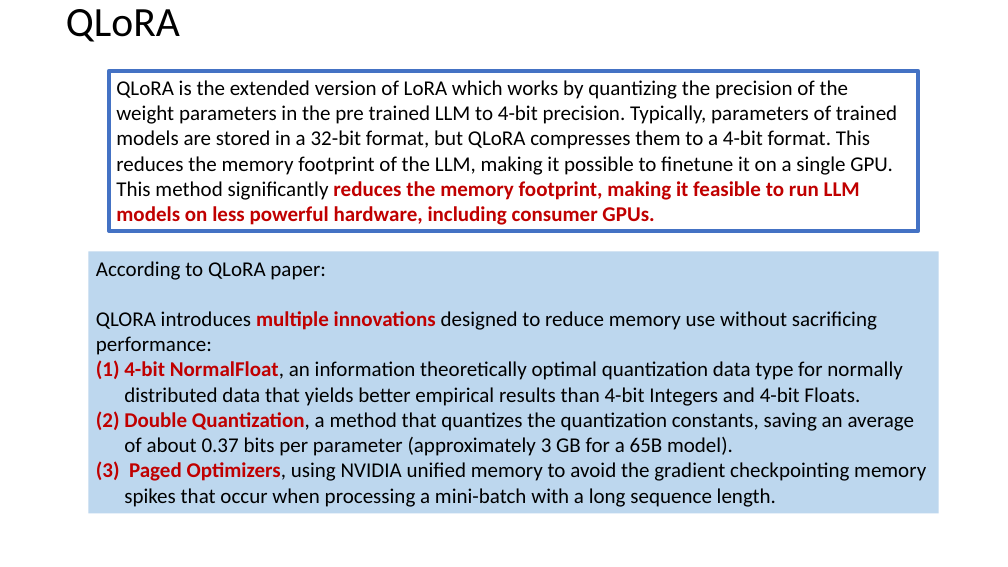
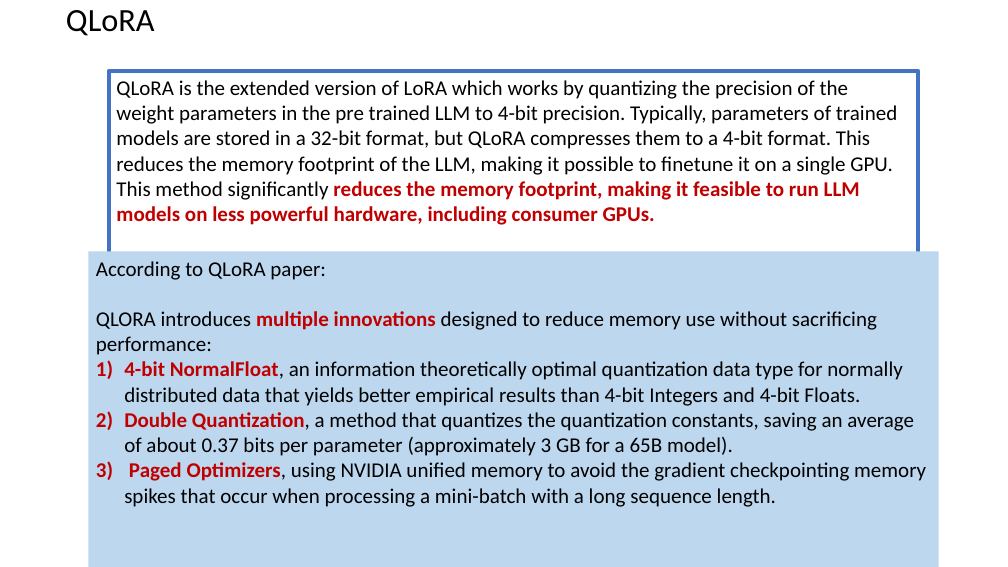
Before and after one commit to anuvindmp/S06, a slide deck: slide 43 of NLP/NOTES/new/LORA.pptx. Drawn at 1008x567 pixels with LibreOffice and Linux fonts; fonts in the diff are those of the drawing; background and template pictures are left out. Boxes give left, top, right and bottom in pixels: in the first picture for what was removed or moved away, otherwise in the second. Text is boxed around its words. In the diff, an @@ line names an element or a change of style, - is before the commit and + after.

```diff
--- a/NLP/NOTES/new/LORA.pptx
+++ b/NLP/NOTES/new/LORA.pptx
@@ title "QLoRA" at (66,10,155,36): size 39.6 to 30.8 pt; line spacing 0.9 to 0.7 @@
@@ rectangle "QLoRA is the extended version ...": place and size @@
-rectangle "QLoRA is the extended version ..." at (109,71,918,231)
+rectangle "QLoRA is the extended version ..." at (109,71,918,255)
@@ rectangle "According to QLoRA paper:": place and size @@
-rectangle "According to QLoRA paper:" at (88,252,939,514)
+rectangle "According to QLoRA paper:" at (88,252,939,567)
@@ text in rectangle at (124,361,926,507): bullet (1) to 1) @@
```
Also in this commit, not shown: 55 other slides changed, 3 other files.
